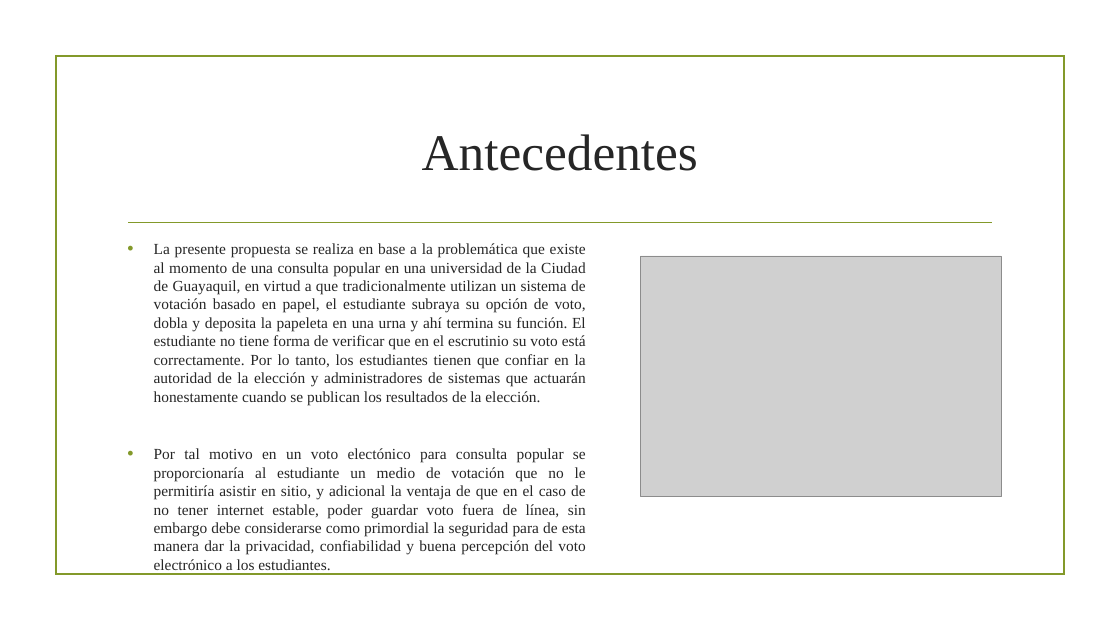
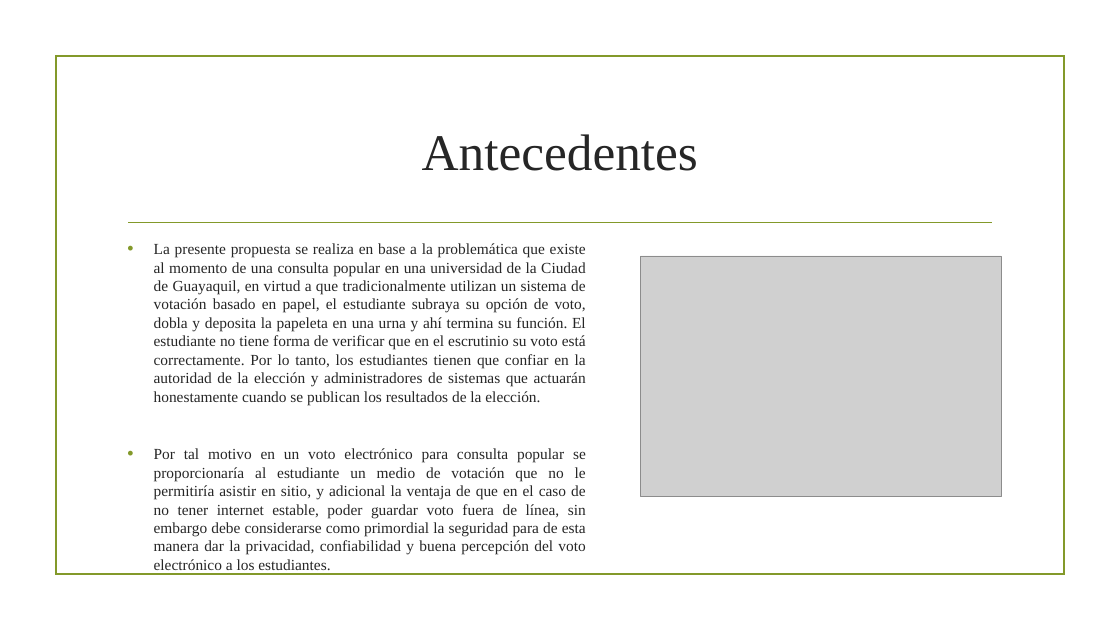
Before and after one commit to karin-romero/WT-Project, a slide deck: slide 2 of group6/Voto_Presentacion.pptx. Drawn at 1120x630 pixels with LibreOffice and Linux fonts; fonts in the diff are those of the drawing; grey boxes stand for pictures; background and template pictures are left out. Boxes give left, top, right and bottom in pixels: in the first picture for what was removed or moved away, otherwise in the second. Text is boxed around its words. In the diff, an @@ line names an element or a change of style, - is before the commit and + after.

```diff
--- a/group6/Voto_Presentacion.pptx
+++ b/group6/Voto_Presentacion.pptx
@@ text at [154, 448, 586, 574]: text changed @@
-• Por tal motivo en un voto electónico para consulta popular se proporcionaría al estudiante un medio de votación que no le permitiría asistir en sitio, y adicional la ventaja de que en el caso de no tener internet estable, poder guardar voto fuera de línea, sin embargo debe considerarse como primordial la seguridad para de esta manera dar la privacidad, confiabilidad y buena percepción del voto electrónico a los estudiantes.
+• Por tal motivo en un voto electrónico para consulta popular se proporcionaría al estudiante un medio de votación que no le permitiría asistir en sitio, y adicional la ventaja de que en el caso de no tener internet estable, poder guardar voto fuera de línea, sin embargo debe considerarse como primordial la seguridad para de esta manera dar la privacidad, confiabilidad y buena percepción del voto electrónico a los estudiantes.
```
Also in this commit, not shown: 1 other slide changed.
